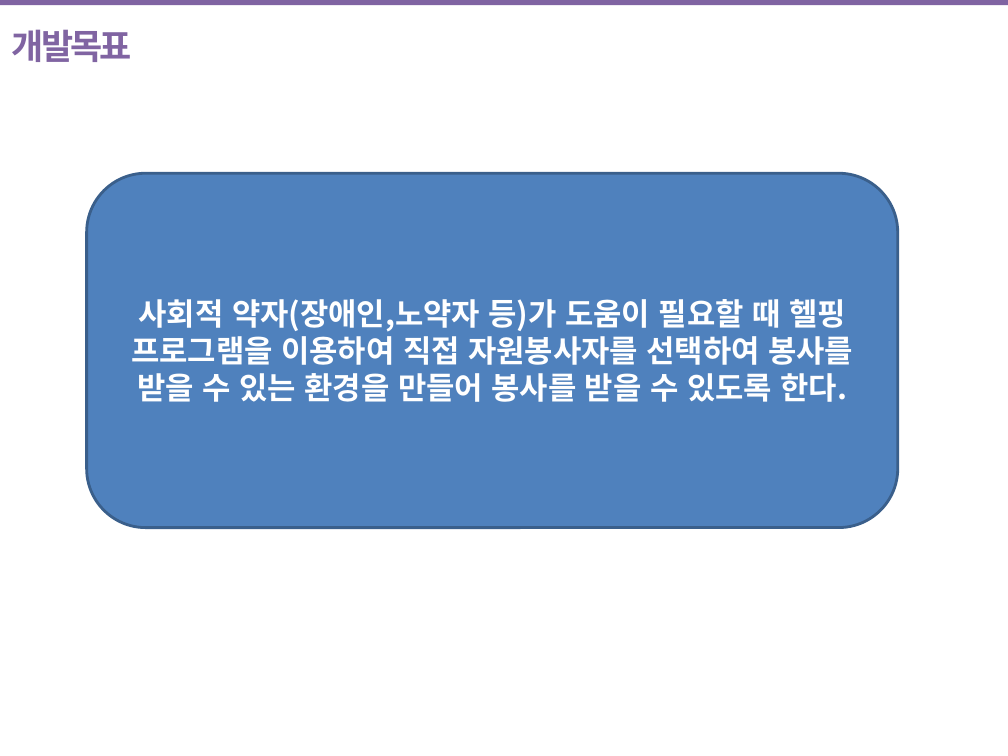
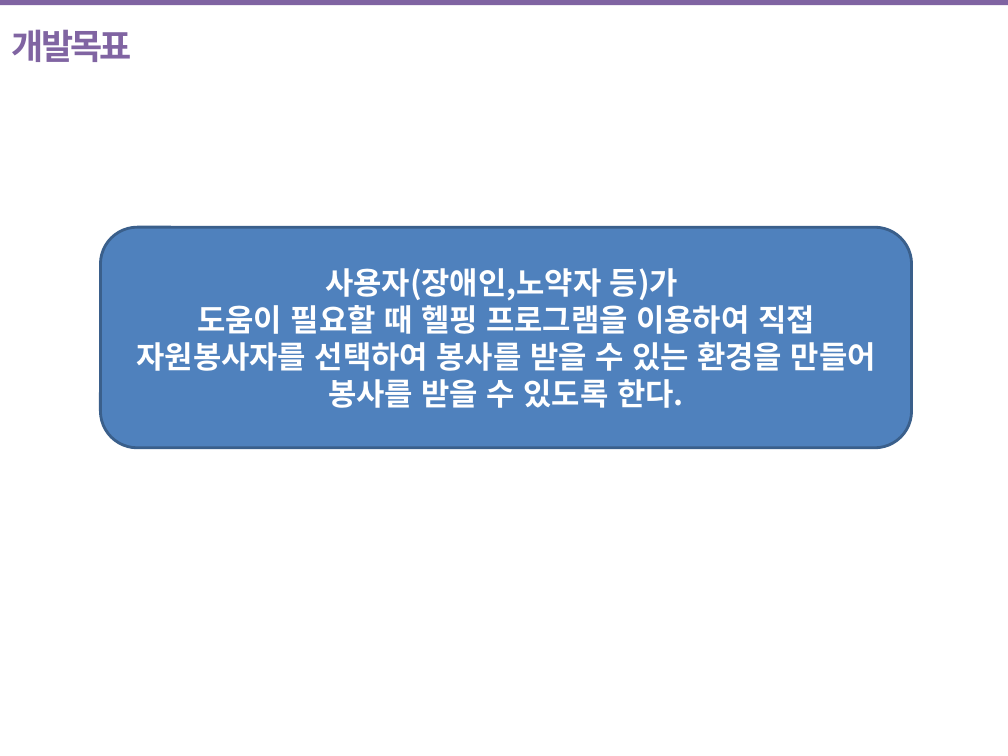
Before and after one commit to HighWoo/HelpingProject-php-mysql, a slide deck: slide 2 of 프로그램 구조도.pptx. Drawn at 1008x756 pixels with LibreOffice and Linux fonts; fonts in the diff are those of the drawing. Boxes give left, top, right and bottom in pixels: in the first picture for what was removed or moved away, otherwise in the second. Text is boxed around its words. In the diff, an @@ line names an element or a change of style, - is before the commit and + after.

```diff
--- a/프로그램 구조도.pptx
+++ b/프로그램 구조도.pptx
@@ rounded rectangle "사용자(장애인,노약자 등)가" resized from (x1=87, y1=173, x2=898, y2=528) to (x1=101, y1=227, x2=912, y2=448) @@
@@ text in rounded rectangle at (x1=136, y1=268, x2=876, y2=408): text changed @@
-사회적 약자(장애인,노약자 등)가 도움이 필요할 때 헬핑 프로그램을 이용하여 직접 자원봉사자를 선택하여 봉사를 받을 수 있는 환경을 만들어 봉사를 받을 수 있도록 한다.
+사용자(장애인,노약자 등)가
+도움이 필요할 때 헬핑 프로그램을 이용하여 직접 자원봉사자를 선택하여 봉사를 받을 수 있는 환경을 만들어 봉사를 받을 수 있도록 한다.
```
Also in this commit, not shown: 1 other file.
